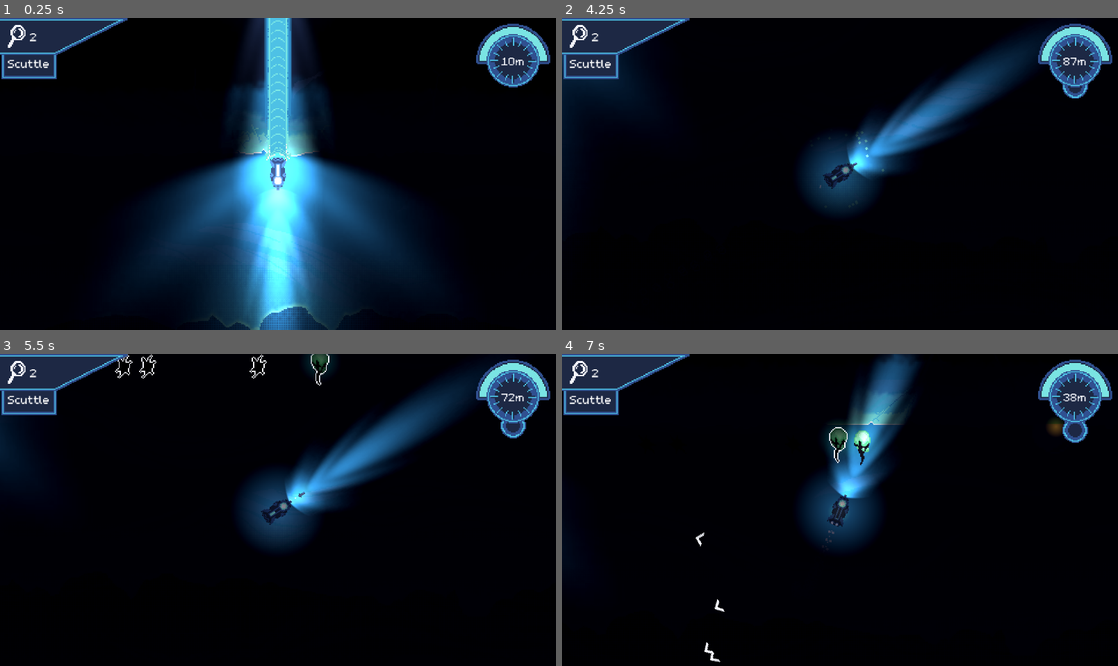
Above: before the commit, frames 1-4 (two rows, left to right).
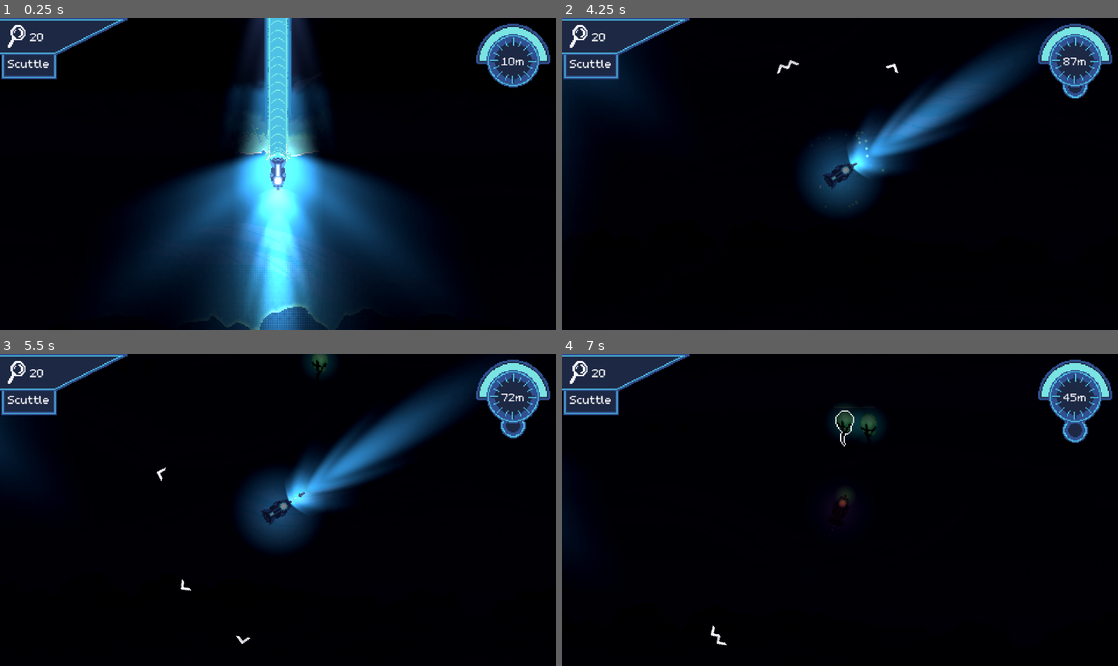
Above: after the commit, the same moments.

Repository: austingwatson/Depths
Game: Godot game, scene res://scenes/game.tscn
Same seed, same stepped clock (60 frames per second), same inputs: the game is played once before the commit and once after it. This scene is started directly instead of the project's main scene. Sound files missing from this copy of the repository are replaced by a short silence.
Inputs (mouse positions are in pixels of both pictures, inside the frame that each line leads up to):
- Up to frame 1 (0.25 s): no input
- Up to frame 2 (4.25 s): tap Enter at 0.5 s; move the mouse to (962, 158) at 0.52 s; hold Space (thrust) 0.53-1.28 s; tap Mouse wheel down (change_weapon_down) at 0.6 s; click (962, 158) at 0.67 s; move the mouse to (728, 189) at 1.27 s; tap Mouse wheel up (change_weapon_up) at 1.35 s; move the mouse to (895, 105) at 2.02 s; hold Right mouse button (rotate) 2.03-2.78 s; hold Space (thrust) 2.03-3.53 s; move the mouse to (812, 236) at 2.77 s; click (812, 236) at 2.85 s; move the mouse to (1006, 220) at 3.52 s; tap Shift (sonar) at 3.6 s
- Up to frame 3 (5.5 s): move the mouse to (111, 463) at 4.27 s; tap Mouse wheel down (change_weapon_down) at 4.35 s; move the mouse to (305, 510) at 5.02 s; tap Mouse wheel up (change_weapon_up) at 5.1 s; click (305, 510) at 5.17 s
- Up to frame 4 (7 s): move the mouse to (756, 432) at 5.77 s; hold Space (thrust) from 5.78 s (still down); right-click (756, 432) at 5.85 s; move the mouse to (962, 494) at 6.52 s; click (962, 494) at 6.6 s

The runs differ from the first frame. In frame 1, less than 0.1% of the frame differs, in the area x 6-8%, y 4-8%; in frame 2, 0.1%; in frame 3, 0.3%; in frame 4, 7.1%, in the area x 6-93%, y 0-99%.

Commit message:
Adjusted weapon damage, enemy fish damage and improved shock visual.

Diff:
--- a/resources/player_stats.tres
+++ b/resources/player_stats.tres
@@ -4,7 +4,7 @@
 
 [resource]
 script = ExtResource("1_wld0n")
-research = 2
+research = 20
 max_depth = 0
 max_speed = 200.0
 acceleration = 100.0
@@ -14,7 +14,7 @@
 max_energy = 100.0
 passive_refill = 2.0
 max_health = 10.0
-max_radius = 1400.0
+max_radius = 2800.0
 duration = 10.0
 sonar_cooldown = 6.0
 unlocked_weapons = [true, false, false]
@@ -22,7 +22,7 @@
 range = 1000.0
 weapon_cooldown = 1.0
 torpedo_damage = 1
-torpedo_energy = 45.0
+torpedo_energy = 50.0
 torpedo_cooldown = 0.2
 torpedo_homing = 0.0
 laser_damage = 1
@@ -30,7 +30,7 @@
 laser_cooldown = 1.0
 laser_tick_speed = 1.0
 shock_damage = 1
-shock_energy = 25.0
+shock_energy = 70.0
 shock_cooldown = 0.5
 shock_range = 100.0
 metadata/_custom_type_script = "uid://ddq5cculcmren"
--- a/scenes/entity/actor/deep_fish.tscn
+++ b/scenes/entity/actor/deep_fish.tscn
@@ -3,3 +3,10 @@
 [ext_resource type="PackedScene" uid="uid://daxpl8wgwrd7w" path="res://scenes/entity/actor/hunter_fish.tscn" id="1_vgwbg"]
 
 [node name="DeepFish" instance=ExtResource("1_vgwbg")]
+
+[node name="HurtBox" parent="." index="2"]
+max_health = 15
+health = 15
+
+[node name="HitBox" parent="." index="4"]
+damage = 4
--- a/scenes/entity/actor/hunter_fish.tscn
+++ b/scenes/entity/actor/hunter_fish.tscn
@@ -165,7 +165,7 @@
 position = Vector2(15, 0)
 collision_layer = 4
 collision_mask = 2
-damage = 1
+damage = 2
 shape = SubResource("ConvexPolygonShape2D_ymxha")
 
 [node name="IdleTimer" type="Timer" parent="."]
--- a/scenes/entity/projectile/shock.tscn
+++ b/scenes/entity/projectile/shock.tscn
@@ -1,10 +1,11 @@
-[gd_scene load_steps=15 format=3 uid="uid://4t4v3xeqcma2"]
+[gd_scene load_steps=16 format=3 uid="uid://4t4v3xeqcma2"]
 
 [ext_resource type="Script" uid="uid://dhniosaannv60" path="res://scripts/entity/projectile/shock.gd" id="1_jmcv3"]
 [ext_resource type="PackedScene" uid="uid://b0foxywnu3rrx" path="res://scenes/component/hit_box.tscn" id="2_0iv5t"]
 [ext_resource type="AudioStream" uid="uid://b83yyynj2lbc1" path="res://assets/sounds/microwave_gun.wav" id="2_1xao5"]
 [ext_resource type="Texture2D" uid="uid://i6plrgcblxll" path="res://assets/textures/effects/effect_sheet.png" id="3_0iv5t"]
 [ext_resource type="Texture2D" uid="uid://b6ykgro6grd11" path="res://assets/textures/effects/shock_cannon_blast.png" id="5_qy4gw"]
+[ext_resource type="Texture2D" uid="uid://v8q4auewvljj" path="res://assets/textures/effects/ies_lights_model1.png" id="6_sonjk"]
 
 [sub_resource type="ConvexPolygonShape2D" id="ConvexPolygonShape2D_0iv5t"]
 points = PackedVector2Array(0, 0, 60, -50, 60, 50)
@@ -57,7 +58,7 @@
 }],
 "loop": true,
 "name": &"default",
-"speed": 12.0
+"speed": 8.0
 }]
 
 [node name="Shock" type="Node2D"]
@@ -69,7 +70,7 @@
 [node name="HitBox" parent="." instance=ExtResource("2_0iv5t")]
 collision_layer = 2
 collision_mask = 12
-damage = 3
+damage = 4
 shape = SubResource("ConvexPolygonShape2D_0iv5t")
 
 [node name="Timer" type="Timer" parent="."]
@@ -100,9 +101,25 @@
 angle_max = 360.0
 color_ramp = SubResource("Gradient_0iv5t")
 
-[node name="AnimatedSprite2D" type="AnimatedSprite2D" parent="."]
-position = Vector2(73, 0)
+[node name="Shock_visual_rank1" type="AnimatedSprite2D" parent="."]
+position = Vector2(42, 0)
+scale = Vector2(0.5, 0.5)
 sprite_frames = SubResource("SpriteFrames_1lesg")
-frame_progress = 0.542686
+
+[node name="Shock_visual_rank2" type="AnimatedSprite2D" parent="."]
+visible = false
+position = Vector2(74, 0)
+sprite_frames = SubResource("SpriteFrames_1lesg")
+
+[node name="PointLight2D" type="PointLight2D" parent="."]
+modulate = Color(0.812436, 0.998995, 1, 0.568627)
+position = Vector2(44, 0)
+rotation = 4.71239
+scale = Vector2(0.2, 0.2)
+energy = 0.1
+texture = ExtResource("6_sonjk")
+
+[node name="Sprite2D" type="Sprite2D" parent="PointLight2D"]
+texture = ExtResource("6_sonjk")
 
 [connection signal="timeout" from="Timer" to="." method="_on_timer_timeout"]
--- a/scenes/entity/projectile/torpedo.tscn
+++ b/scenes/entity/projectile/torpedo.tscn
@@ -127,7 +127,7 @@
 [node name="Explosion" parent="." instance=ExtResource("2_oaaup")]
 collision_layer = 2
 collision_mask = 12
-damage = 2
+damage = 3
 shape = SubResource("CircleShape2D_kjd6s")
 
 [node name="EmergencyLight" type="PointLight2D" parent="."]
--- a/scenes/game.tscn
+++ b/scenes/game.tscn
@@ -38,8 +38,8 @@
 
 [sub_resource type="Curve" id="Curve_ca42v"]
 _limits = [0.0, 25.0, 0.0, 10000.0]
-_data = [Vector2(0, 3.5), 0.0, 0.0, 0, 0, Vector2(6634, 14), 0.0, 0.0, 0, 0, Vector2(8090, 25), 0.0, 0.0, 0, 0, Vector2(10000, 25), 0.0, 0.0, 0, 0]
-point_count = 4
+_data = [Vector2(0, 3.14948), 0.0, 0.0, 0, 0, Vector2(2686.08, 8.87729), 0.00582681, 0.00582681, 0, 0, Vector2(6634, 14), 0.0, 0.0, 0, 0, Vector2(8090, 25), 0.0, 0.0, 0, 0, Vector2(10000, 25), 0.0, 0.0, 0, 0]
+point_count = 5
 
 [sub_resource type="Curve" id="Curve_rysoc"]
 _limits = [0.0, 25.0, 0.0, 10000.0]
@@ -57,18 +57,18 @@
 point_count = 1
 
 [sub_resource type="Curve" id="Curve_1kice"]
-_limits = [1.0, 10.0, 0.0, 10000.0]
-_data = [Vector2(550, 1), 0.0, 0.0, 0, 0, Vector2(809, 2), 0.0, 0.0, 0, 0, Vector2(4919, 5), 0.0, 0.0, 0, 0, Vector2(8640, 8), 0.0, 0.0, 0, 0, Vector2(10000, 6), 0.0, 0.0, 0, 0]
-point_count = 5
+_limits = [0.0, 10.0, 0.0, 10000.0]
+_data = [Vector2(0, 0), 0.0, 0.0, 0, 0, Vector2(873.786, 0), 0.0, 0.0, 0, 0, Vector2(1262.14, 2.0235), 0.0, 0.0, 0, 0, Vector2(2718.45, 6.60574), 0.0, 0.0, 0, 0, Vector2(4271.85, 6.60574), 0.0, 0.0, 0, 0, Vector2(5080.91, 2.27807), 0.0, 0.0, 0, 0, Vector2(7508.09, 0), 0.0, 0.0, 0, 0]
+point_count = 7
 
 [sub_resource type="Curve" id="Curve_5newe"]
 _limits = [0.0, 25.0, 0.0, 10000.0]
-_data = [Vector2(0, 5), 0.0, 0.0, 0, 0, Vector2(2491, 5), 0.0, 0.0, 0, 0, Vector2(5113, 13), 0.0, 0.0, 0, 0, Vector2(10000, 9), 0.0, 0.0, 0, 0]
+_data = [Vector2(0, 0), 0.0, 0.0, 0, 0, Vector2(873.786, 15.0294), 0.0, 0.0, 0, 0, Vector2(8155.34, 14.8172), 0.0, 0.0, 0, 0, Vector2(10000, 0), 0.0, 0.0, 0, 0]
 point_count = 4
 
 [sub_resource type="Curve" id="Curve_37s47"]
 _limits = [0.0, 50.0, 0.0, 10000.0]
-_data = [Vector2(0, 25), 0.0, 0.0, 0, 0, Vector2(2621, 23), 0.0, 0.0, 0, 0, Vector2(5113, 26), 0.0, 0.0, 0, 0, Vector2(10000, 45), 0.0, 0.0, 0, 0]
+_data = [Vector2(0, 0), 0.0, 0.0, 0, 0, Vector2(1067.96, 35.5744), 0.0, 0.0, 0, 0, Vector2(8381.88, 34.3016), 0.0, 0.0, 0, 0, Vector2(10000, 0), 0.0, 0.0, 0, 0]
 point_count = 4
 
 [sub_resource type="Curve" id="Curve_bt5mj"]
@@ -77,21 +77,29 @@
 point_count = 1
 
 [sub_resource type="Curve" id="Curve_sww3w"]
-_limits = [0.0, 1.0, 0.0, 10000.0]
+_limits = [0.0, 10.0, 0.0, 10000.0]
+_data = [Vector2(5016.18, 0), 0.0, 0.0, 0, 0, Vector2(6213.59, 1.09008), 0.0, 0.0, 0, 0, Vector2(10000, 5.24804), 0.0, 0.0, 0, 0]
+point_count = 3
 
 [sub_resource type="Curve" id="Curve_suyxu"]
 _limits = [0.0, 1.0, 0.0, 10000.0]
+_data = [Vector2(6569.58, 0), 0.0, 0.0, 0, 0]
+point_count = 1
 
 [sub_resource type="Curve" id="Curve_sgl2t"]
 _limits = [0.0, 1.0, 0.0, 10000.0]
+_data = [Vector2(6375.4, 1), 0.0, 0.0, 0, 0]
+point_count = 1
 
 [sub_resource type="Curve" id="Curve_qouja"]
 _limits = [0.0, 1.0, 0.0, 10000.0]
+_data = [Vector2(6828.48, 1), 0.0, 0.0, 0, 0]
+point_count = 1
 
 [sub_resource type="Curve" id="Curve_wljb1"]
 _limits = [0.0, 10.0, 0.0, 10000.0]
-_data = [Vector2(0, 8), 0.0, 0.0, 0, 0, Vector2(2362, 4), 0.0, 0.0, 0, 0, Vector2(10000, 7), 0.0, 0.0, 0, 0]
-point_count = 3
+_data = [Vector2(0, 8), 0.0, 0.0, 0, 0, Vector2(2200.65, 2.0235), 0.0, 0.0, 0, 0, Vector2(4886.73, 1.09008), 0.0, 0.0, 0, 0, Vector2(7961.17, 1.09008), 0.0, 0.0, 0, 0, Vector2(10000, 7.87859), 0.00363055, 0.0, 0, 0]
+point_count = 5
 
 [sub_resource type="Curve" id="Curve_v2yb1"]
 _limits = [0.0, 25.0, 0.0, 10000.0]
@@ -100,7 +108,7 @@
 
 [sub_resource type="Curve" id="Curve_js0lu"]
 _limits = [0.0, 50.0, 0.0, 10000.0]
-_data = [Vector2(0, 25), 0.0, 0.0, 0, 0, Vector2(2621, 23), 0.0, 0.0, 0, 0, Vector2(5113, 26), 0.0, 0.0, 0, 0, Vector2(10000, 44), 0.0, 0.0, 0, 0]
+_data = [Vector2(0, 50), 0.0, 0.0, 0, 0, Vector2(2621, 23), 0.0, 0.0, 0, 0, Vector2(5113, 26), 0.0, 0.0, 0, 0, Vector2(10000, 44), 0.0, 0.0, 0, 0]
 point_count = 4
 
 [sub_resource type="Curve" id="Curve_gxtfn"]
@@ -109,16 +117,24 @@
 point_count = 1
 
 [sub_resource type="Curve" id="Curve_twgab"]
-_limits = [0.0, 1.0, 0.0, 10000.0]
+_limits = [0.0, 10.0, 0.0, 10000.0]
+_data = [Vector2(1650.49, 0), 0.0, 0.0, 0, 0, Vector2(2556.63, 1.00522), 0.0, 0.0, 0, 0, Vector2(7508.09, 3.04178), 0.0, 0.0, 0, 0, Vector2(10000, 6.09661), 0.00443734, 0.0, 0, 0]
+point_count = 4
 
 [sub_resource type="Curve" id="Curve_02fa5"]
 _limits = [0.0, 1.0, 0.0, 10000.0]
+_data = [Vector2(2394.82, 0), 0.0, 0.0, 0, 0, Vector2(5048.54, 1), 0.0, 0.0, 0, 0]
+point_count = 2
 
 [sub_resource type="Curve" id="Curve_nepv3"]
 _limits = [0.0, 1.0, 0.0, 10000.0]
+_data = [Vector2(8252.43, 1), 0.0, 0.0, 0, 0]
+point_count = 1
 
 [sub_resource type="Curve" id="Curve_7025r"]
 _limits = [0.0, 1.0, 0.0, 10000.0]
+_data = [Vector2(5533.98, 1), 0.0, 0.0, 0, 0]
+point_count = 1
 
 [sub_resource type="Environment" id="Environment_lbhrr"]
 background_mode = 3
--- a/scenes/victory.tscn
+++ b/scenes/victory.tscn
@@ -92,6 +92,33 @@
 glow_intensity = 1.0
 glow_hdr_threshold = 1.5
 
+[sub_resource type="Animation" id="Animation_w13b5"]
+length = 6.0
+tracks/0/type = "value"
+tracks/0/imported = false
+tracks/0/enabled = false
+tracks/0/path = NodePath("big_floater_anim/big_floater:position")
+tracks/0/interp = 1
+tracks/0/loop_wrap = true
+tracks/0/keys = {
+"times": PackedFloat32Array(0, 3),
+"transitions": PackedFloat32Array(1, 1),
+"update": 0,
+"values": [Vector2(38, 57), Vector2(38, 65)]
+}
+tracks/1/type = "value"
+tracks/1/imported = false
+tracks/1/enabled = false
+tracks/1/path = NodePath("big_floater_anim/big_floater:texture:region")
+tracks/1/interp = 1
+tracks/1/loop_wrap = true
+tracks/1/keys = {
+"times": PackedFloat32Array(0, 0.5, 1, 1.5, 2, 2.5, 3, 3.5, 4, 4.5, 5, 5.5),
+"transitions": PackedFloat32Array(1, 1, 1, 1, 1, 1, 1, 1, 1, 1, 1, 1),
+"update": 1,
+"values": [Rect2(0, 128, 32, 64), Rect2(0, 64, 32, 64), Rect2(0, 128, 32, 64), Rect2(0, 192, 32, 64), Rect2(0, 0, 32, 64), Rect2(0, 64, 32, 64), Rect2(0, 128, 32, 64), Rect2(0, 192, 32, 64), Rect2(0, 0, 32, 64), Rect2(0, 64, 32, 64), Rect2(0, 128, 32, 64), Rect2(0, 192, 32, 64)]
+}
+
 [sub_resource type="Animation" id="Animation_0ya2q"]
 resource_name = "float"
 length = 6.0
@@ -121,33 +148,6 @@
 "values": [Rect2(0, 128, 32, 64), Rect2(0, 64, 32, 64), Rect2(0, 128, 32, 64), Rect2(0, 192, 32, 64), Rect2(0, 0, 32, 64), Rect2(0, 64, 32, 64), Rect2(0, 128, 32, 64), Rect2(0, 192, 32, 64), Rect2(0, 0, 32, 64), Rect2(0, 64, 32, 64), Rect2(0, 128, 32, 64), Rect2(0, 192, 32, 64)]
 }
 
-[sub_resource type="Animation" id="Animation_w13b5"]
-length = 6.0
-tracks/0/type = "value"
-tracks/0/imported = false
-tracks/0/enabled = false
-tracks/0/path = NodePath("big_floater_anim/big_floater:position")
-tracks/0/interp = 1
-tracks/0/loop_wrap = true
-tracks/0/keys = {
-"times": PackedFloat32Array(0, 3),
-"transitions": PackedFloat32Array(1, 1),
-"update": 0,
-"values": [Vector2(38, 57), Vector2(38, 65)]
-}
-tracks/1/type = "value"
-tracks/1/imported = false
-tracks/1/enabled = false
-tracks/1/path = NodePath("big_floater_anim/big_floater:texture:region")
-tracks/1/interp = 1
-tracks/1/loop_wrap = true
-tracks/1/keys = {
-"times": PackedFloat32Array(0, 0.5, 1, 1.5, 2, 2.5, 3, 3.5, 4, 4.5, 5, 5.5),
-"transitions": PackedFloat32Array(1, 1, 1, 1, 1, 1, 1, 1, 1, 1, 1, 1),
-"update": 1,
-"values": [Rect2(0, 128, 32, 64), Rect2(0, 64, 32, 64), Rect2(0, 128, 32, 64), Rect2(0, 192, 32, 64), Rect2(0, 0, 32, 64), Rect2(0, 64, 32, 64), Rect2(0, 128, 32, 64), Rect2(0, 192, 32, 64), Rect2(0, 0, 32, 64), Rect2(0, 64, 32, 64), Rect2(0, 128, 32, 64), Rect2(0, 192, 32, 64)]
-}
-
 [sub_resource type="Animation" id="Animation_0iwmx"]
 resource_name = "idle"
 
@@ -161,6 +161,33 @@
 [sub_resource type="AtlasTexture" id="AtlasTexture_fgp87"]
 atlas = ExtResource("11_m35g4")
 region = Rect2(0, 128, 32, 64)
+
+[sub_resource type="Animation" id="Animation_qunh1"]
+length = 0.001
+tracks/0/type = "value"
+tracks/0/imported = false
+tracks/0/enabled = true
+tracks/0/path = NodePath("floater_anim/floater:position")
+tracks/0/interp = 1
+tracks/0/loop_wrap = true
+tracks/0/keys = {
+"times": PackedFloat32Array(0),
+"transitions": PackedFloat32Array(1),
+"update": 0,
+"values": [Vector2(450, 51)]
+}
+tracks/1/type = "value"
+tracks/1/imported = false
+tracks/1/enabled = true
+tracks/1/path = NodePath("floater_anim/floater:texture:region")
+tracks/1/interp = 1
+tracks/1/loop_wrap = true
+tracks/1/keys = {
+"times": PackedFloat32Array(0),
+"transitions": PackedFloat32Array(1),
+"update": 0,
+"values": [Rect2(0, 0, 16, 32)]
+}
 
 [sub_resource type="Animation" id="Animation_c0tw7"]
 resource_name = "float"
@@ -189,33 +216,6 @@
 "transitions": PackedFloat32Array(1, 1, 1, 1, 1, 1, 1, 1, 1, 1, 1, 1),
 "update": 1,
 "values": [Rect2(0, 0, 16, 32), Rect2(16, 0, 16, 32), Rect2(0, 0, 16, 32), Rect2(16, 0, 16, 32), Rect2(0, 0, 16, 32), Rect2(16, 0, 16, 32), Rect2(0, 0, 16, 32), Rect2(16, 0, 16, 32), Rect2(0, 0, 16, 32), Rect2(16, 0, 16, 32), Rect2(0, 0, 16, 32), Rect2(16, 0, 16, 32)]
-}
-
-[sub_resource type="Animation" id="Animation_qunh1"]
-length = 0.001
-tracks/0/type = "value"
-tracks/0/imported = false
-tracks/0/enabled = true
-tracks/0/path = NodePath("floater_anim/floater:position")
-tracks/0/interp = 1
-tracks/0/loop_wrap = true
-tracks/0/keys = {
-"times": PackedFloat32Array(0),
-"transitions": PackedFloat32Array(1),
-"update": 0,
-"values": [Vector2(450, 51)]
-}
-tracks/1/type = "value"
-tracks/1/imported = false
-tracks/1/enabled = true
-tracks/1/path = NodePath("floater_anim/floater:texture:region")
-tracks/1/interp = 1
-tracks/1/loop_wrap = true
-tracks/1/keys = {
-"times": PackedFloat32Array(0),
-"transitions": PackedFloat32Array(1),
-"update": 0,
-"values": [Rect2(0, 0, 16, 32)]
 }
 
 [sub_resource type="AnimationLibrary" id="AnimationLibrary_ts1t5"]
--- a/scripts/entity/projectile/shock.gd
+++ b/scripts/entity/projectile/shock.gd
@@ -5,7 +5,7 @@
 func _ready() -> void:
 	$ShockBlastParticles.emitting = true
 	$ShockSound.play()
-	$AnimatedSprite2D.play("default")
+	$Shock_visual_rank1.play("default")
 
 
 func _on_timer_timeout() -> void:
